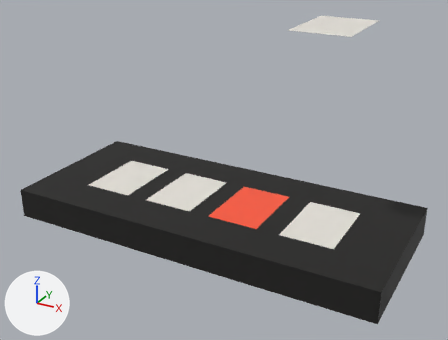
Before and after pictures for a commit that changed the glTF model public/ar/model.glb.
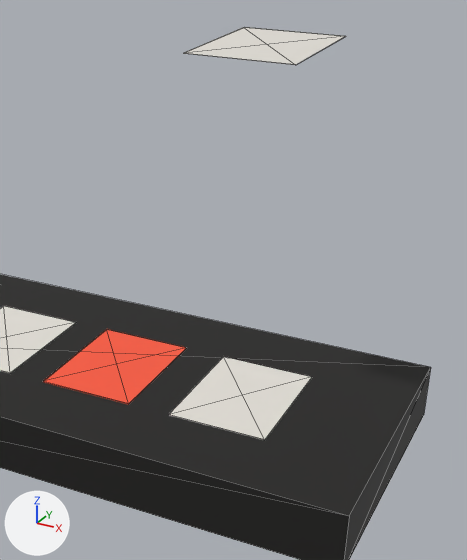
Each version appears first whole from a 50 mm camera at (0.1281, -0.2271, 0.1429) aimed at (0.0062, -0.0053, 0.032), and next in a close-up on the part from 41% to 100% of the width and 0% to 93% of the height. The axes (+X, +Y, +Z) are drawn at lower left. The lights are the same throughout. The first two pictures are the older version. Both versions are drawn at frame 0 of the action 'build'; the numbers are the values there. The close-ups show mesh edges as thin lines.

Names of what the first close-up shows: 'bar1', 'bar2', 'bar3', 'bar4', 'plinth'.
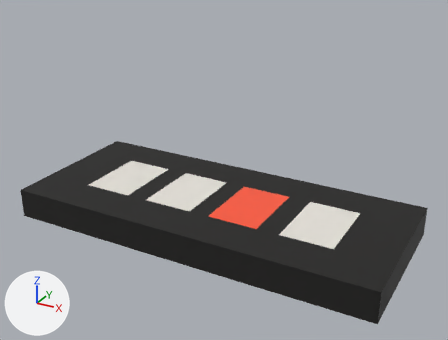
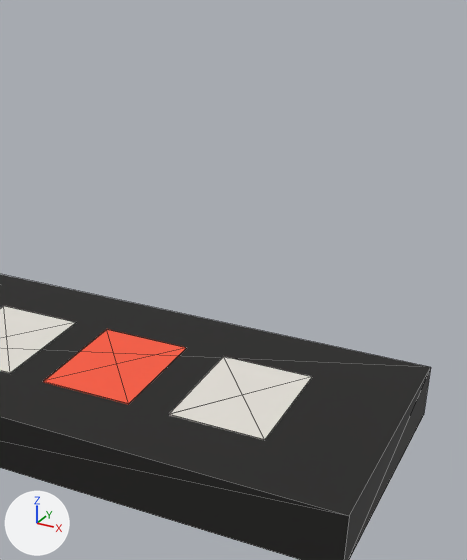
Changed parts and their boxes (x1, y1, x2, y2) in the close-ups (467 x 560 px):
'bar3', moved, rescaled (12% narrower, 118% taller): before (184, 27, 346, 65); after (169, 356, 312, 440)
'bar4', unchanged, covered by the edit: before (169, 356, 312, 440); after (170, 380, 310, 440)

Diff of the bpy script that builds the scene:
```diff
--- a/public/ar/model.glb.py
+++ b/public/ar/model.glb.py
@@ ob_bar3 @@
 ob_bar3 = bpy.data.objects.new('bar3', me_mesh_4)
-ob_bar3.parent = ob_jk_monogram
-ob_bar3.location = (0.051, 0.0, 0.0988)
-ob_bar3.scale = (1.0, 1.0, 0.001)
+ob_bar3.parent = ob_mark
+ob_bar3.location = (0.051, 0.0, 0.122)
@@ ob_mark @@
+ob_mark = bpy.data.objects.new('mark', None)
+ob_mark.parent = ob_jk_monogram
+ob_mark.location = (0.0, 0.0, 0.014)
+ob_mark.scale = (1.0, 1.0, 0.001)
```
